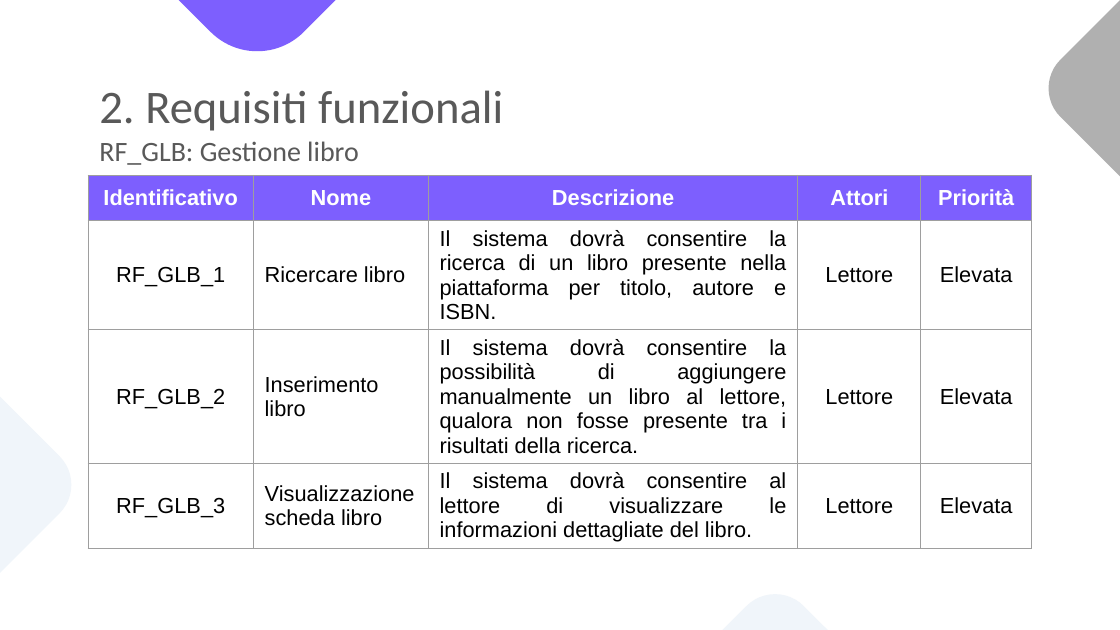
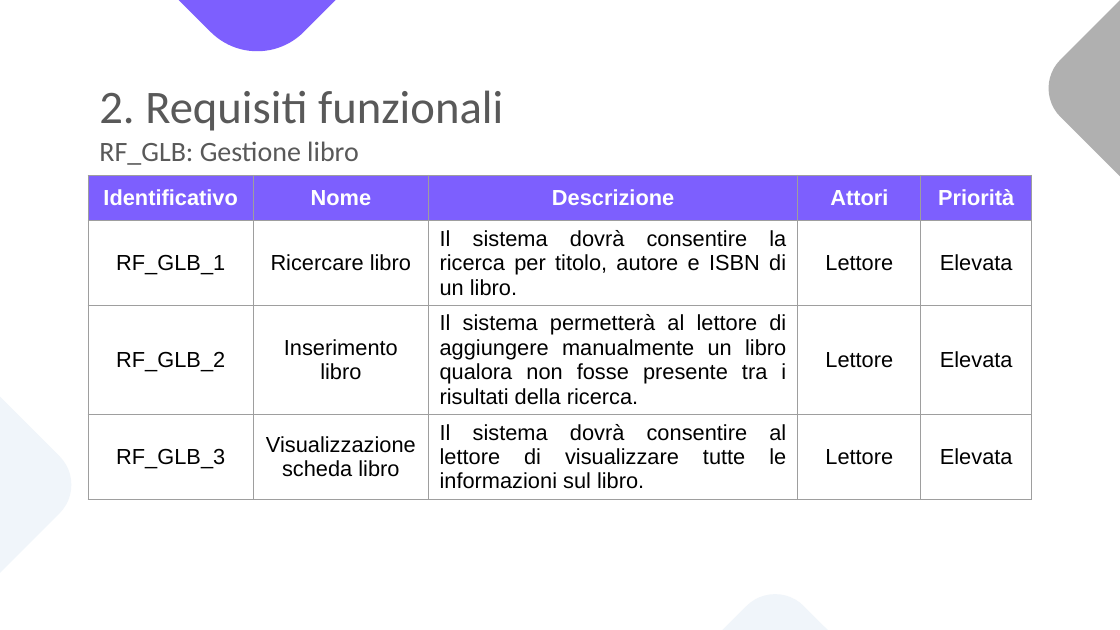
Before and after one commit to notjuary/Bookster_Classe03, a slide deck: slide 12 of DOC/Presentazione.pptx. Drawn at 1120x630 pixels with LibreOffice and Linux fonts; fonts in the diff are those of the drawing. Boxes give left, top, right and bottom in pixels: in the first picture for what was removed or moved away, otherwise in the second. Text is boxed around its words. In the diff, an @@ line names an element or a change of style, - is before the commit and + after.

```diff
--- a/DOC/Presentazione.pptx
+++ b/DOC/Presentazione.pptx
@@ table at (x1=88, y1=176, x2=1033, y2=516) @@
-row 2, column 3: Il sistema dovrà consentire la ricerca di un libro presente nella piattaforma per titolo, autore e ISBN.
+row 2, column 3: Il sistema dovrà consentire la ricerca per titolo, autore e ISBN di un libro.
-row 3, column 3: Il sistema dovrà consentire la possibilità di aggiungere manualmente un libro al lettore, qualora non fosse presente tra i risultati della ricerca.
+row 3, column 3: Il sistema permetterà al lettore di aggiungere manualmente un libro qualora non fosse presente tra i risultati della ricerca.
-row 4, column 3: Il sistema dovrà consentire al lettore di visualizzare le informazioni dettagliate del libro.
+row 4, column 3: Il sistema dovrà consentire al lettore di visualizzare tutte le informazioni sul libro.
@@ alignment justified to centre @@
```
Also in this commit, not shown: 57 other slides changed, 1 slide removed.
